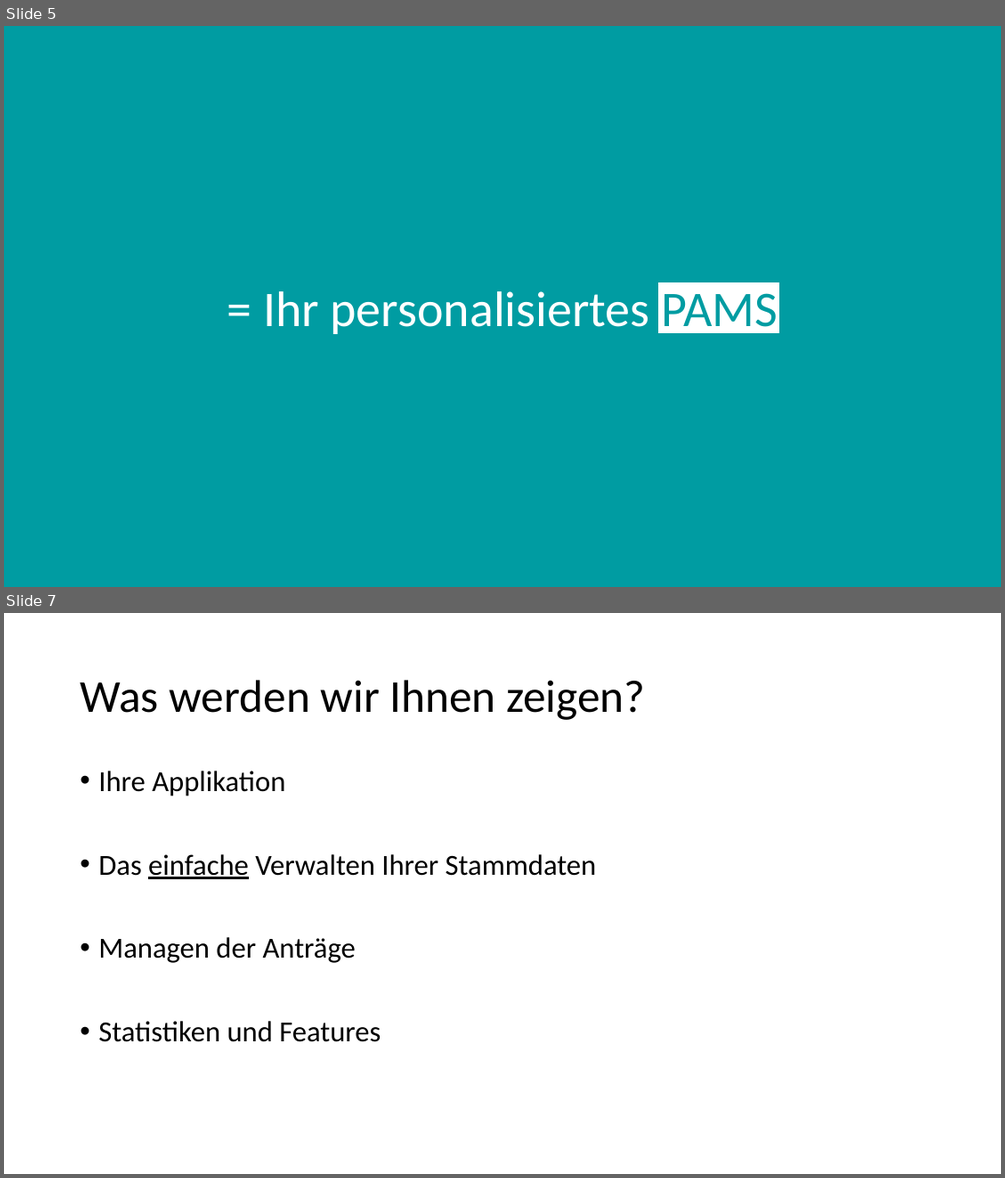
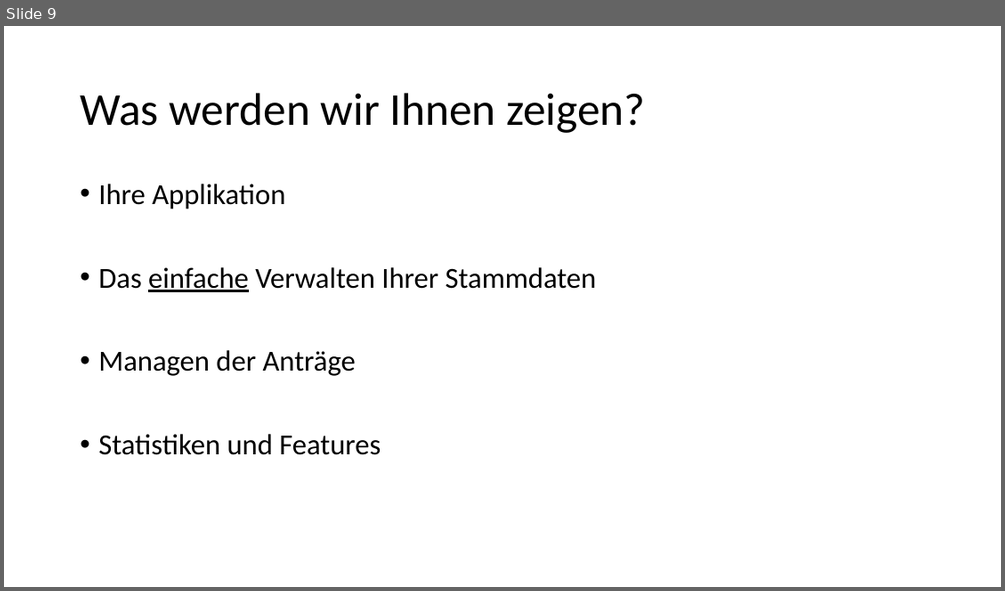
Before and after one commit to Masterarth/PM, a slide deck: documents/projectmanagement/Praesentationen/Abschlusspräsentation_v2.pptx. Shown one above the other, each under a label of ours: slides 5 and 7 before the commit, slide 9 after it; the slides between them are not shown. The pictures are 1005x1178 and 1005x591 pixels, drawn with LibreOffice and Linux fonts; fonts in the diff are those of the drawing. Boxes give left, top, right and bottom in pixels: in the first picture for what was removed or moved away, otherwise in the second. Text is boxed around its words. In the diff, an @@ line names an element or a change of style, - is before the commit and + after.

```diff
--- a/documents/projectmanagement/Praesentationen/Abschlusspräsentation_v2.pptx
+++ b/documents/projectmanagement/Praesentationen/Abschlusspräsentation_v2.pptx
@@ slide 5 removed at <box>4,26,1001,587</box>, background #009CA2 @@
@@ text removed at <box>263,291,778,338</box> @@
-= Ihr personalisiertes PAMS
@@ rectangle removed at <box>659,282,779,332</box> @@
@@ what was slide 7 is now slide 9 @@
```
Also in this commit, not shown: 3 slides changed, 6 slides added, 3 other slides removed, 2 other files.
